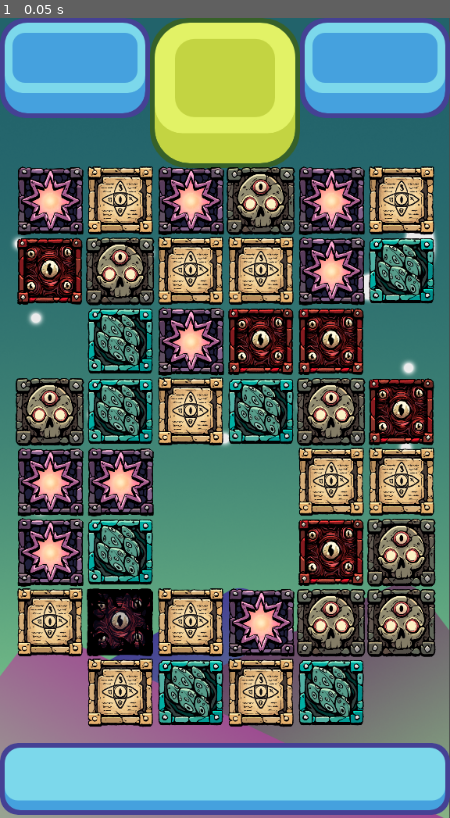
Above: before the commit, frame 1.
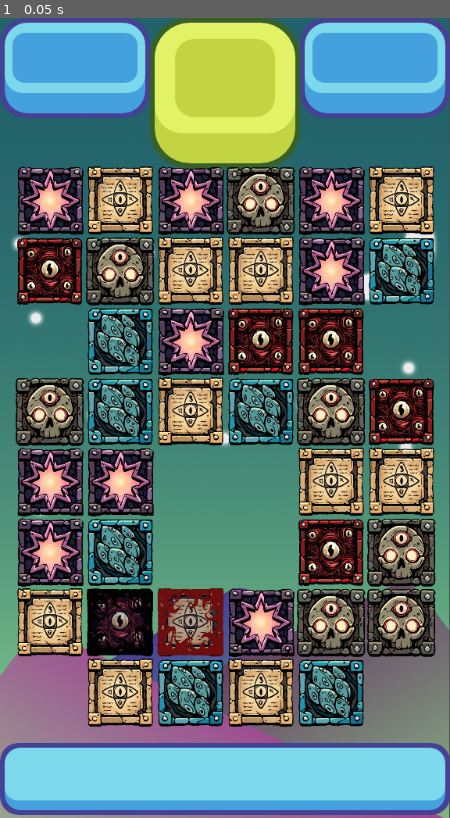
Above: after the commit, the same moment.

Repository: 4tramutola/match_3_lovecraft
Game: Godot game, scene res://scenes/game_window.tscn
Same seed, same stepped clock (60 frames per second), same inputs: the game is played once before the commit and once after it.
Inputs:
- Up to frame 1 (0.05 s): no input

The runs differ from the first frame. In frame 1, 4.4% of the frame differs, in the area x 19-97%, y 27-89%.

Commit message:
Stone Blocks added

Diff:
--- a/scenes/game_window.tscn
+++ b/scenes/game_window.tscn
@@ -1,10 +1,11 @@
-[gd_scene load_steps=6 format=3 uid="uid://dlhxjp7t8k0cs"]
+[gd_scene load_steps=7 format=3 uid="uid://dlhxjp7t8k0cs"]
 
 [ext_resource type="Texture2D" uid="uid://dficykcwhhist" path="res://art/background 2.png" id="1_5snyb"]
 [ext_resource type="Texture2D" uid="uid://ccifo13kdg1nj" path="res://art/Top UI v 2.png" id="2_xqmpp"]
 [ext_resource type="Texture2D" uid="uid://5r4tig42n01" path="res://art/Bottom UI v 2.png" id="3_7wq2k"]
 [ext_resource type="Script" uid="uid://b4ua1gowkofww" path="res://scenes/grid.gd" id="4_xqmpp"]
 [ext_resource type="Script" uid="uid://dvh1ecs1j2tgf" path="res://scripts/dark_holder.gd" id="5_7wq2k"]
+[ext_resource type="Script" uid="uid://7x3l5tpaf5be" path="res://scripts/stone_holder.gd" id="6_5bvbt"]
 
 [node name="game_window" type="Node2D"]
 
@@ -35,9 +36,13 @@
 y_offset = 2
 empty_spaces = PackedVector2Array(0, 0, 0, 5, 5, 5, 5, 0, 2, 2, 2, 3, 3, 2, 3, 3)
 dark_spaces = PackedVector2Array(1, 1)
+stone_spaces = PackedVector2Array(2, 1)
 
 [node name="dark_holder" type="Node2D" parent="."]
 script = ExtResource("5_7wq2k")
+
+[node name="stone_holder" type="Node2D" parent="."]
+script = ExtResource("6_5bvbt")
 
 [node name="destroy_timer" type="Timer" parent="."]
 wait_time = 0.5
@@ -52,7 +57,10 @@
 one_shot = true
 
 [connection signal="damage_dark" from="grid" to="dark_holder" method="_on_grid_damage_dark"]
+[connection signal="damage_stone" from="grid" to="stone_holder" method="_on_grid_damage_stone"]
 [connection signal="make_dark" from="grid" to="dark_holder" method="_on_grid_make_dark"]
+[connection signal="make_stone" from="grid" to="stone_holder" method="_on_grid_make_stone"]
+[connection signal="remove_stone" from="stone_holder" to="grid" method="_on_stone_holder_remove_stone"]
 [connection signal="timeout" from="destroy_timer" to="grid" method="_on_destroy_timer_timeout"]
 [connection signal="timeout" from="collapse_timer" to="grid" method="_on_collapse_timer_timeout"]
 [connection signal="timeout" from="refill_timer" to="grid" method="_on_refill_timer_timeout"]
--- a/scenes/grid.gd
+++ b/scenes/grid.gd
@@ -15,10 +15,13 @@
 # Obstacle Stuff
 @export var empty_spaces: PackedVector2Array
 @export var dark_spaces: PackedVector2Array
+@export var stone_spaces: PackedVector2Array
 
 # Obstacle signals
 signal damage_dark
 signal make_dark
+signal damage_stone
+signal make_stone
 
 #Pieces array
 var possible_pieces = [
@@ -49,10 +52,17 @@
 	all_pieces = make_2d_array()
 	spawn_pieces();
 	spawn_dark();
+	spawn_stone();
 
 func restricted_fill(place):
 		#check empty pieces
 	if is_in_array(empty_spaces, place):
+		return true
+	return false
+
+func restricted_move(place):
+	#Check the stone pieces
+	if is_in_array(stone_spaces, place):
 		return true
 	return false
 
@@ -89,6 +99,9 @@
 func spawn_dark():
 	for i in dark_spaces.size():
 		emit_signal("make_dark", dark_spaces[i])
+func spawn_stone():
+	for i in stone_spaces.size():
+		emit_signal("make_stone",stone_spaces[i])
 
 func match_at(i, j, color):
 	if i > 1:
@@ -131,14 +144,15 @@
 	var first_piece = all_pieces[column][row];
 	var other_piece = all_pieces[column + direction.x][row + direction.y];
 	if first_piece != null && other_piece != null:
-		store_info(first_piece, other_piece, Vector2(column, row), direction);
-		state = wait
-		all_pieces[column][row] = other_piece;
-		all_pieces[column + direction.x][row + direction.y] = first_piece;
-		first_piece.move(grid_to_pixel(column + direction.x, row + direction.y));
-		other_piece.move(grid_to_pixel(column, row));
-		if !move_checked:
-			find_matches()
+		if !restricted_move(Vector2(column, row)) and !restricted_move(Vector2(column, row) + direction):
+			store_info(first_piece, other_piece, Vector2(column, row), direction);
+			state = wait
+			all_pieces[column][row] = other_piece;
+			all_pieces[column + direction.x][row + direction.y] = first_piece;
+			first_piece.move(grid_to_pixel(column + direction.x, row + direction.y));
+			other_piece.move(grid_to_pixel(column, row));
+			if !move_checked:
+				find_matches()
 
 func store_info(first_piece, other_piece, place, direction):
 	piece_one = first_piece;
@@ -206,7 +220,7 @@
 		for j in height:
 			if all_pieces[i][j] != null:
 				if all_pieces[i][j].matched:
-					emit_signal("damage_dark", Vector2(i, j))
+					damage_special(i, j)
 					was_matched = true
 					all_pieces[i][j].queue_free();
 					all_pieces[i][j] != null
@@ -215,6 +229,10 @@
 		get_parent().get_node("collapse_timer").start()
 	else:
 		swap_back()
+
+func damage_special(column, row):
+	emit_signal("damage_dark", Vector2(column, row))
+	emit_signal("damage_stone", Vector2(column, row))
 
 func collapse_columns():
 	for i in width:
@@ -267,3 +285,9 @@
 
 func _on_refill_timer_timeout():
 	refill_columns()
+
+func _on_stone_holder_remove_stone(place):
+	for i in range(stone_spaces.size() - 1, -1, -1):
+		if stone_spaces[i] == place:
+			stone_spaces.remove_at(i)
+	pass # Replace with function body.
--- /dev/null
+++ b/scenes/stone.tscn
@@ -0,0 +1,9 @@
+[gd_scene load_steps=3 format=3 uid="uid://bj7lt23ye4o0d"]
+
+[ext_resource type="PackedScene" uid="uid://cln1ihibgxfmb" path="res://scenes/dark.tscn" id="1_tuldt"]
+[ext_resource type="Texture2D" uid="uid://crw5njggmamb4" path="res://Pieces/Stone_Basic.png" id="2_f651v"]
+
+[node name="Stone" instance=ExtResource("1_tuldt")]
+
+[node name="Sprite2D" parent="." index="0"]
+texture = ExtResource("2_f651v")
--- /dev/null
+++ b/scripts/stone_holder.gd
@@ -0,0 +1,37 @@
+extends Node2D
+
+signal remove_stone
+
+var stone_pieces = []
+var width = 6
+var height = 8
+var stone = preload("res://scenes/stone.tscn")
+
+# Called when the node enters the scene tree for the first time.
+func _ready():
+	pass
+
+func make_2d_array():
+	var array = []
+	for i in width:
+		array.append([])
+		for j in height:
+			array[i].append(null);
+	return array;
+
+func _on_grid_make_stone(board_position):
+	if stone_pieces.size() == 0:
+		stone_pieces = make_2d_array()
+	var current = stone.instantiate()
+	add_child(current)
+	current.position = Vector2(board_position.x * 90 + 64, -board_position.y * 90 + 864)
+	stone_pieces[board_position.x][board_position.y] = current
+
+func _on_grid_damage_stone(board_position):
+	if stone_pieces[board_position.x][board_position.y]	 != null:
+		stone_pieces[board_position.x][board_position.y].take_damage(1)
+		if stone_pieces[board_position.x][board_position.y].health <= 0:
+			stone_pieces[board_position.x][board_position.y].queue_free()  # Correct usage
+			stone_pieces[board_position.x][board_position.y] = null  # Clear the reference
+			emit_signal("remove_stone", board_position)
+	pass # Replace with function body.
Binary file changed: Pieces/Scale_Basic.png
Binary file added: Pieces/Stone_Basic.png
Not shown, added: Pieces/Stone_Basic.png.import
Not shown, added: scripts/stone_holder.gd.uid
